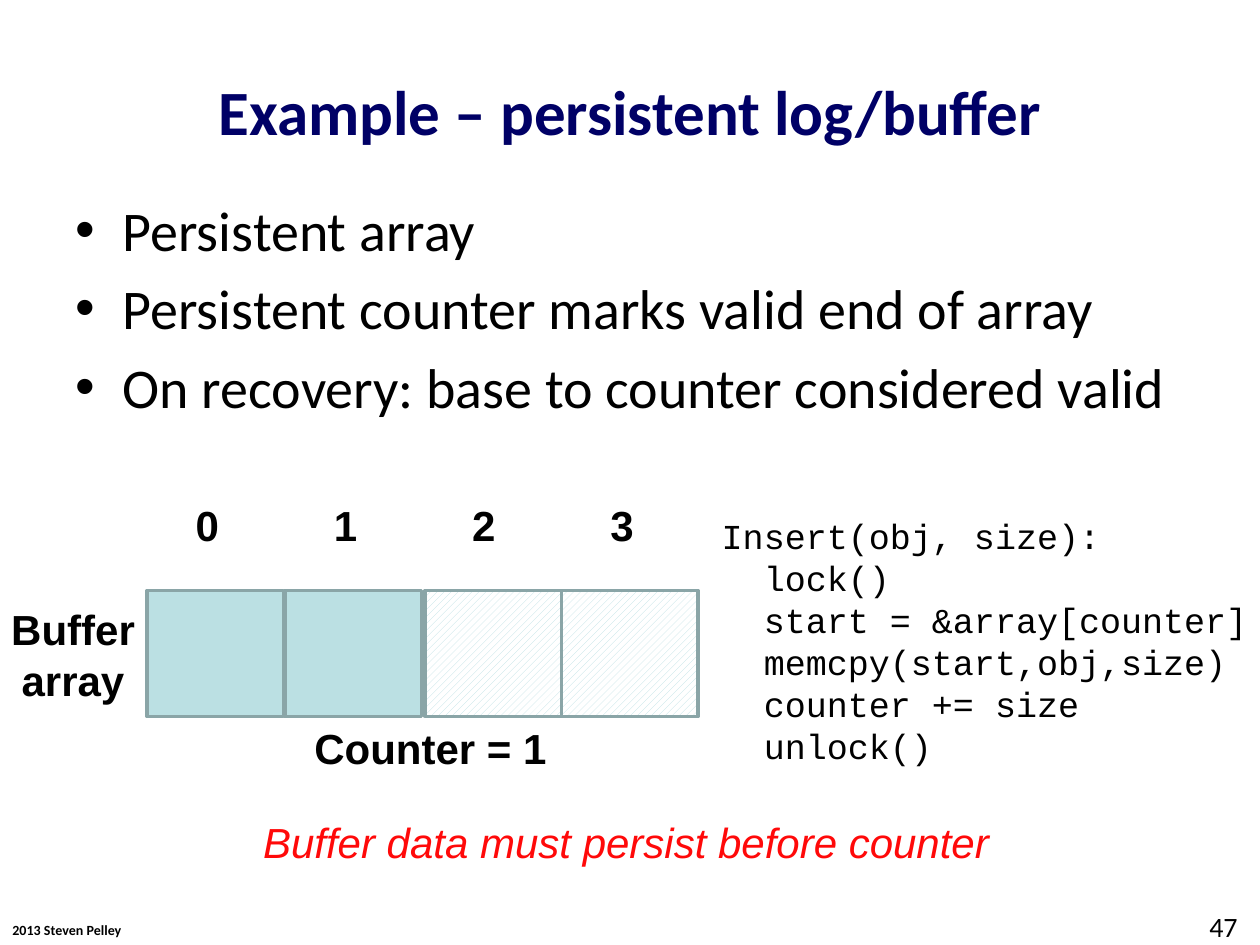
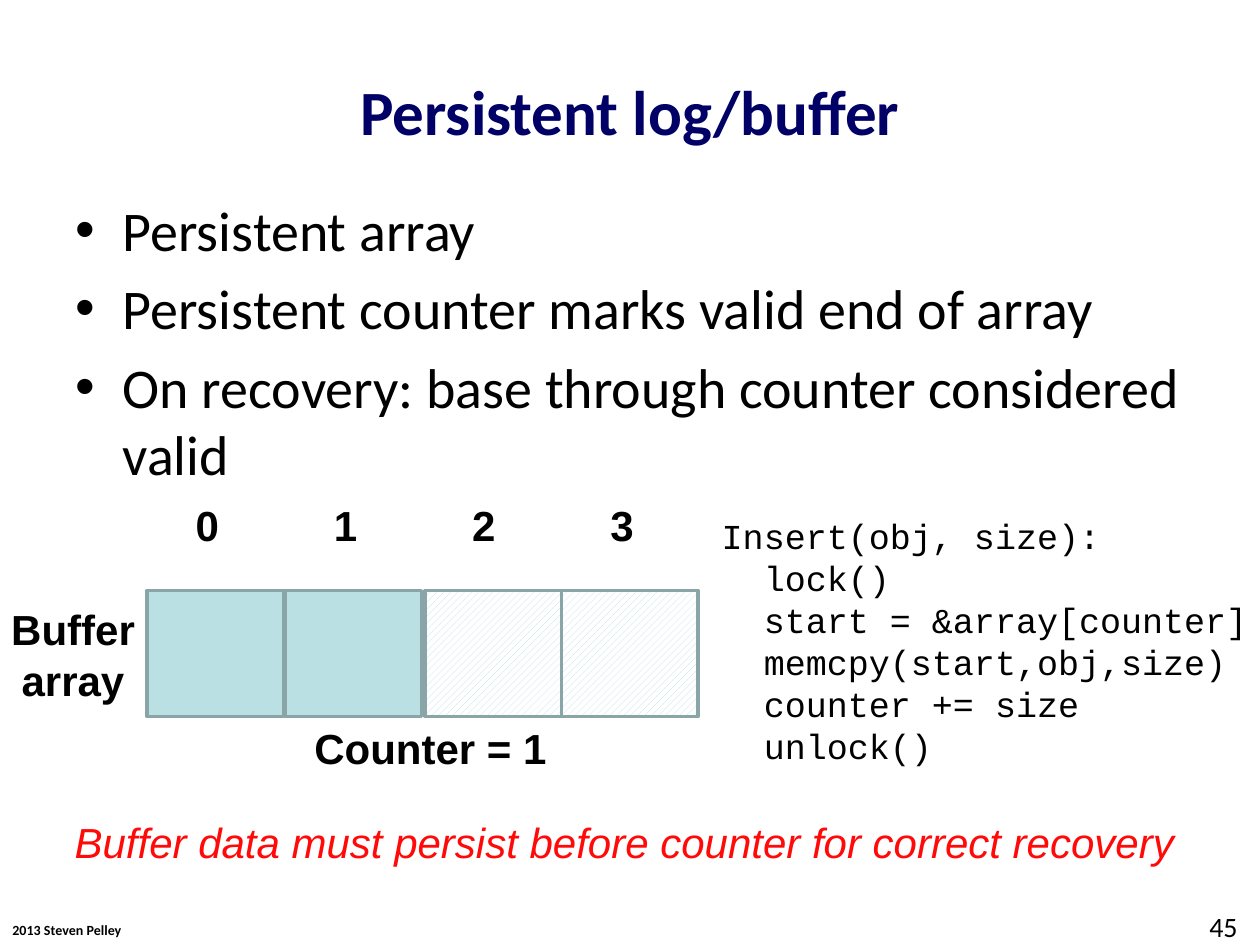
Before and after one commit to Abulila/dissertation, a slide deck: slide 45 of proposal/proposal.pptx (slide 47 before the commit). Drawn at 1260x945 pixels with LibreOffice and Linux fonts; fonts in the diff are those of the drawing; background and template pictures are left out. Boxes give left, top, right and bottom in pixels: in the first picture for what was removed or moved away, otherwise in the second. Text is boxed around its words. In the diff, an @@ line names an element or a change of style, - is before the commit and + after.

```diff
--- a/proposal/proposal.pptx
+++ b/proposal/proposal.pptx
@@ title at (360, 90, 899, 146): text changed @@
-Example – persistent log/buffer
+Persistent log/buffer
@@ text at (123, 369, 1178, 476): text changed @@
-• On recovery: base to counter considered valid
+• On recovery: base through counter considered valid
@@ text at (75, 827, 1174, 867): text changed @@
-Buffer data must persist before counter
+Buffer data must persist before counter for correct recovery
@@ page number at (1209, 919, 1237, 938): text changed @@
-47
+45
```
Also in this commit, not shown: 24 other slides changed, 3 slides added, 2 slides removed.
